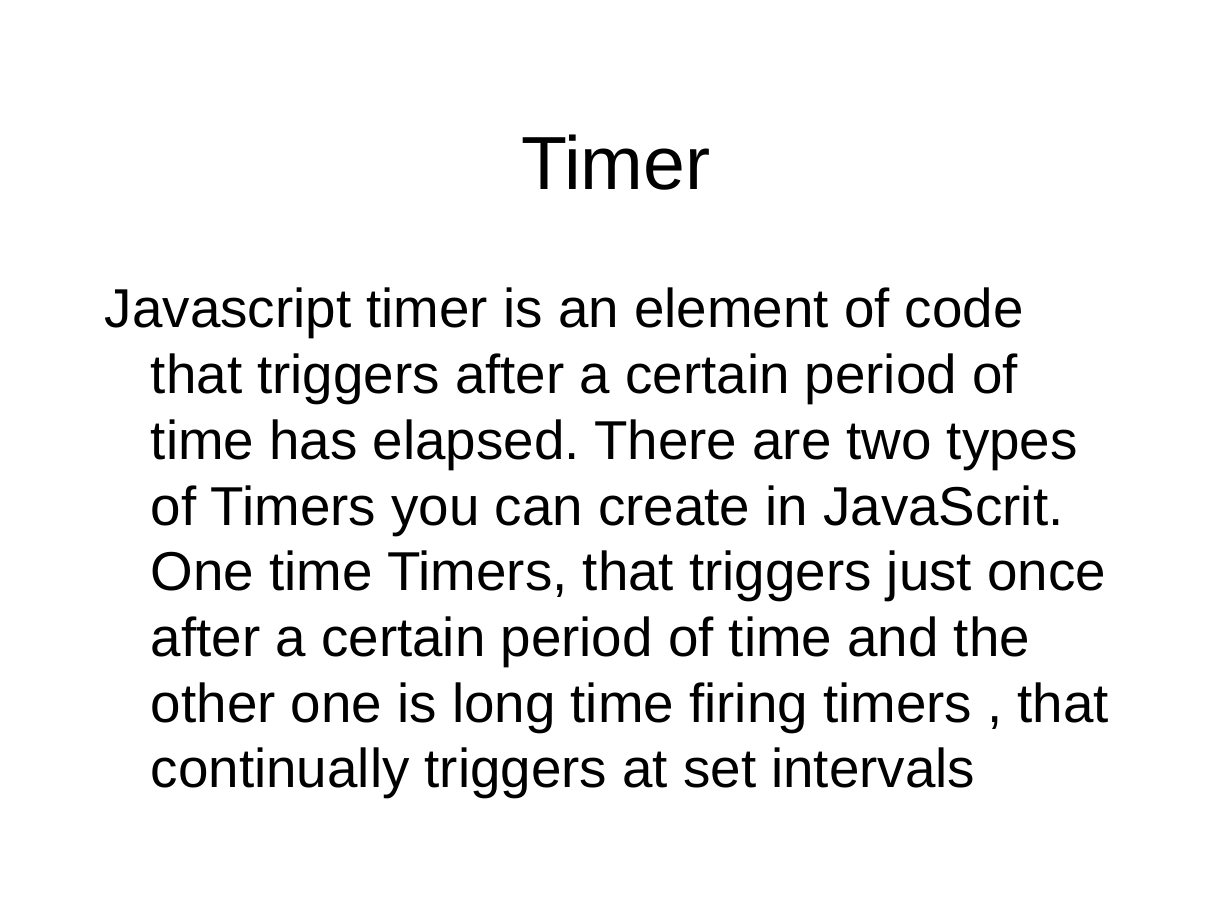
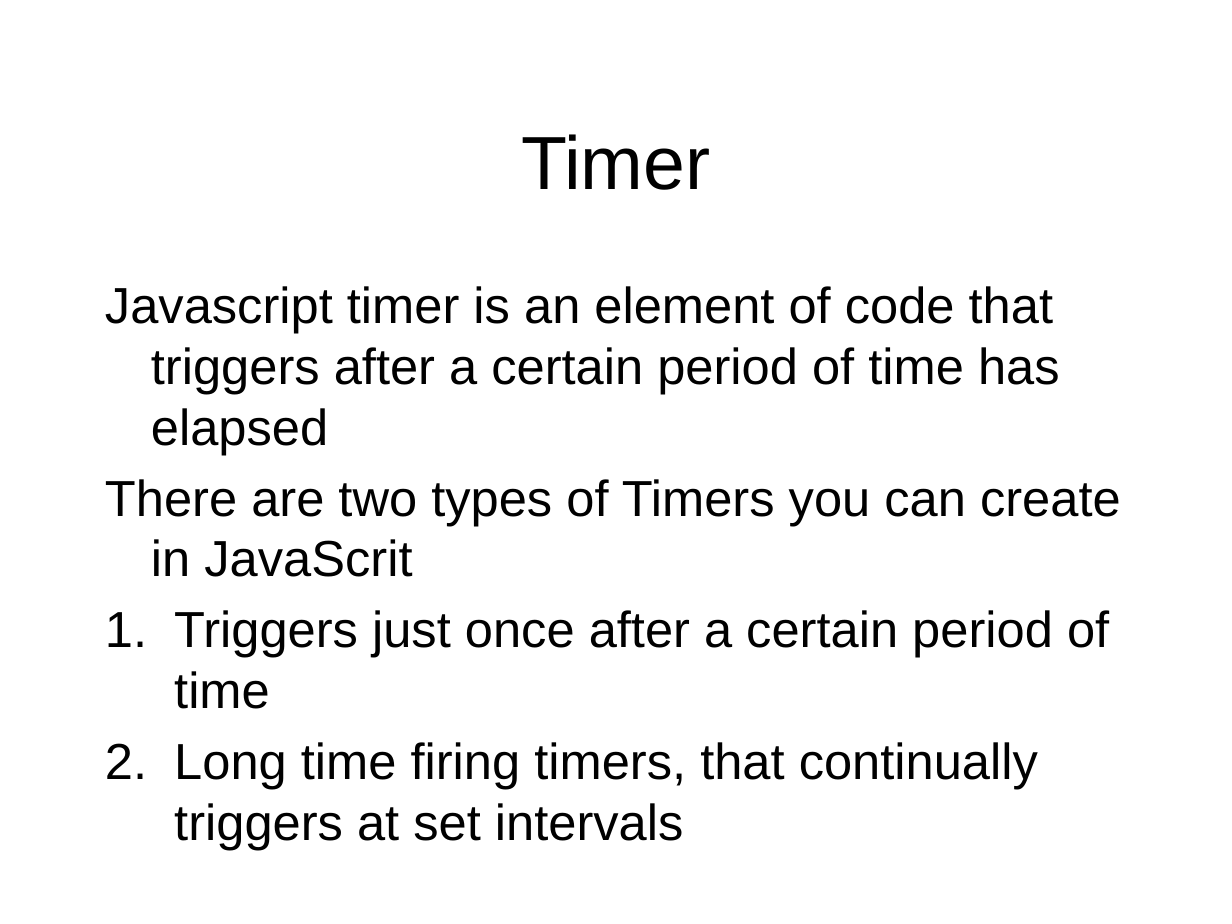
Before and after one commit to octaviordz/zjnu2017.github.io, a slide deck: slide 13 of WAD/lectures/120--Javascript.Events.pptx (slide 4 before the commit). Drawn at 1232x924 pixels with LibreOffice and Linux fonts; fonts in the diff are those of the drawing. Boxes give left, top, right and bottom in pixels: in the first picture for what was removed or moved away, otherwise in the second. Text is boxed around its words. In the diff, an @@ line names an element or a change of style, - is before the commit and + after.

Commit message:
Javascript examples.

```diff
--- a/WAD/lectures/120--Javascript.Events.pptx
+++ b/WAD/lectures/120--Javascript.Events.pptx
@@ text at [105, 286, 1121, 851]: text changed; size 32 to 29.6 pt @@
-Javascript timer is an element of code that triggers after a certain period of time has elapsed. There are two types of Timers you can create in JavaScrit. One time Timers, that triggers just once after a certain period of time and the other one is long time firing timers , that continually triggers at set intervals
+Javascript timer is an element of code that triggers after a certain period of time has elapsed
+There are two types of Timers you can create in JavaScrit
+1. Triggers just once after a certain period of time
+2. Long time firing timers, that continually triggers at set intervals
```
Also in this commit, not shown: 4 other slides changed, 30 slides added, 2 other files.
